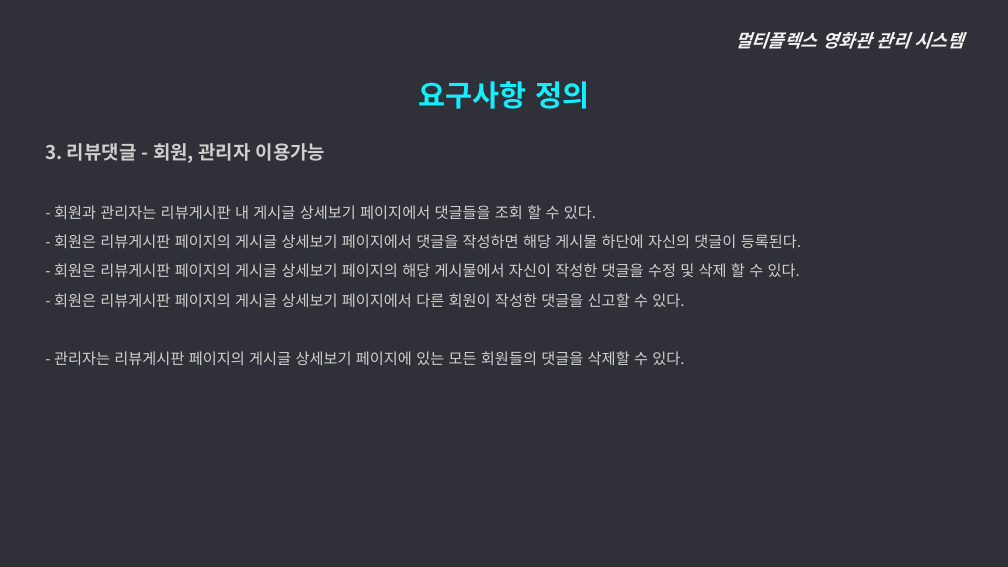
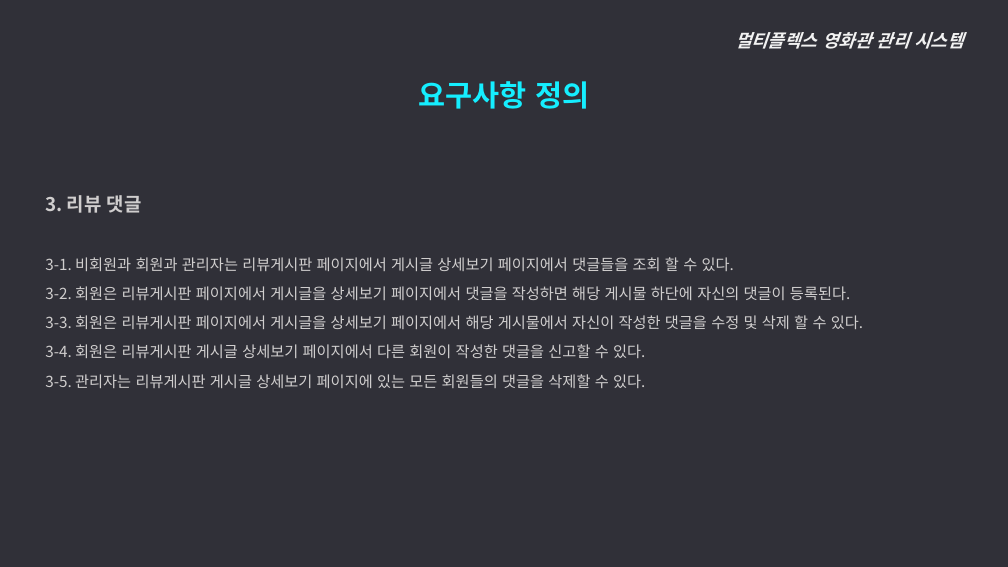
Before and after one commit to ywc-412/MultiplexTeamProject, a slide deck: slide 12 of 2조 시스템개요, 요구사항 정의.pptx (slide 11 before the commit). Drawn at 1008x567 pixels with LibreOffice and Linux fonts; fonts in the diff are those of the drawing. Boxes give left, top, right and bottom in pixels: in the first picture for what was removed or moved away, otherwise in the second. Text is boxed around its words. In the diff, an @@ line names an element or a change of style, - is before the commit and + after.

Commit message:
PPT, 요구사항정의 수정
메뉴구조도에서 할인정보 뺌

```diff
--- a/2조 시스템개요, 요구사항 정의.pptx
+++ b/2조 시스템개요, 요구사항 정의.pptx
@@ text at [45, 195, 863, 388]: text changed @@
-  3. 리뷰댓글 - 회원, 관리자 이용가능
-  - 회원과 관리자는 리뷰게시판 내 게시글 상세보기 페이지에서 댓글들을 조회 할 수 있다.
-  - 회원은 리뷰게시판 페이지의 게시글 상세보기 페이지에서 댓글을 작성하면 해당 게시물 하단에 자신의 댓글이 등록된다.
-  - 회원은 리뷰게시판 페이지의 게시글 상세보기 페이지의 해당 게시물에서 자신이 작성한 댓글을 수정 및 삭제 할 수 있다.
-  - 회원은 리뷰게시판 페이지의 게시글 상세보기 페이지에서 다른 회원이 작성한 댓글을 신고할 수 있다.
-  - 관리자는 리뷰게시판 페이지의 게시글 상세보기 페이지에 있는 모든 회원들의 댓글을 삭제할 수 있다.
+  3. 리뷰 댓글
+  3-1. 비회원과 회원과 관리자는 리뷰게시판 페이지에서 게시글 상세보기 페이지에서 댓글들을 조회 할 수 있다.
+  3-2. 회원은 리뷰게시판 페이지에서 게시글을 상세보기 페이지에서 댓글을 작성하면 해당 게시물 하단에 자신의 댓글이 등록된다.
+  3-3. 회원은 리뷰게시판 페이지에서 게시글을 상세보기 페이지에서 해당 게시물에서 자신이 작성한 댓글을 수정 및 삭제 할 수 있다.
+  3-4. 회원은 리뷰게시판 게시글 상세보기 페이지에서 다른 회원이 작성한 댓글을 신고할 수 있다.
+  3-5. 관리자는 리뷰게시판 게시글 상세보기 페이지에 있는 모든 회원들의 댓글을 삭제할 수 있다.
```
Also in this commit, not shown: 15 other slides changed, 1 slide added, 4 slides removed, 2 other files.
